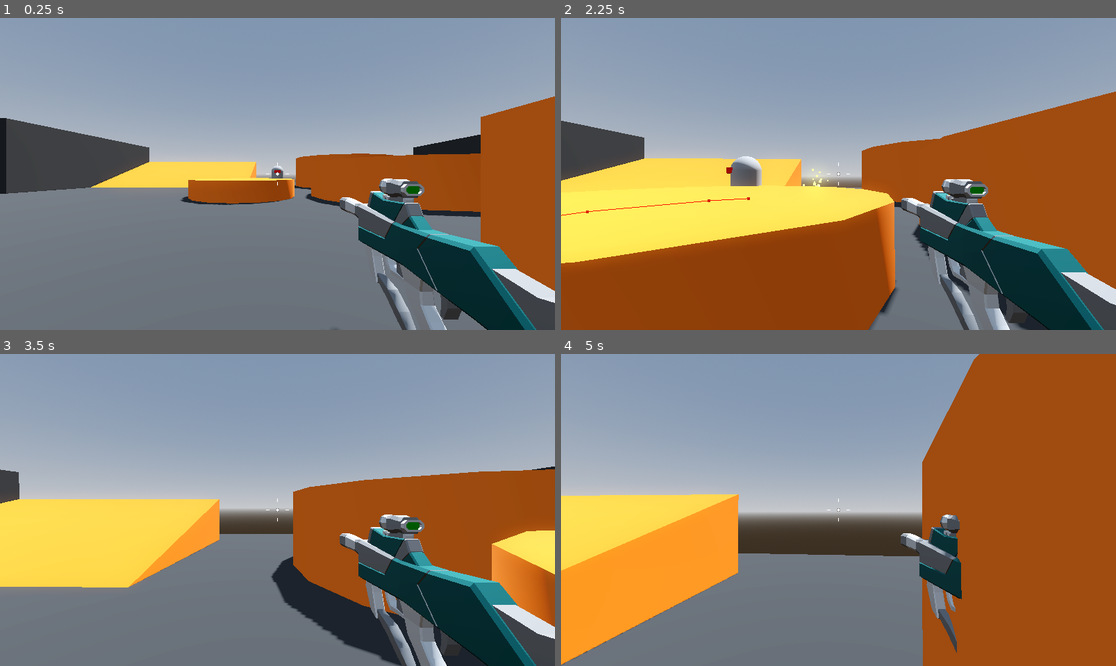
Above: before the commit, frames 1-4 (two rows, left to right).
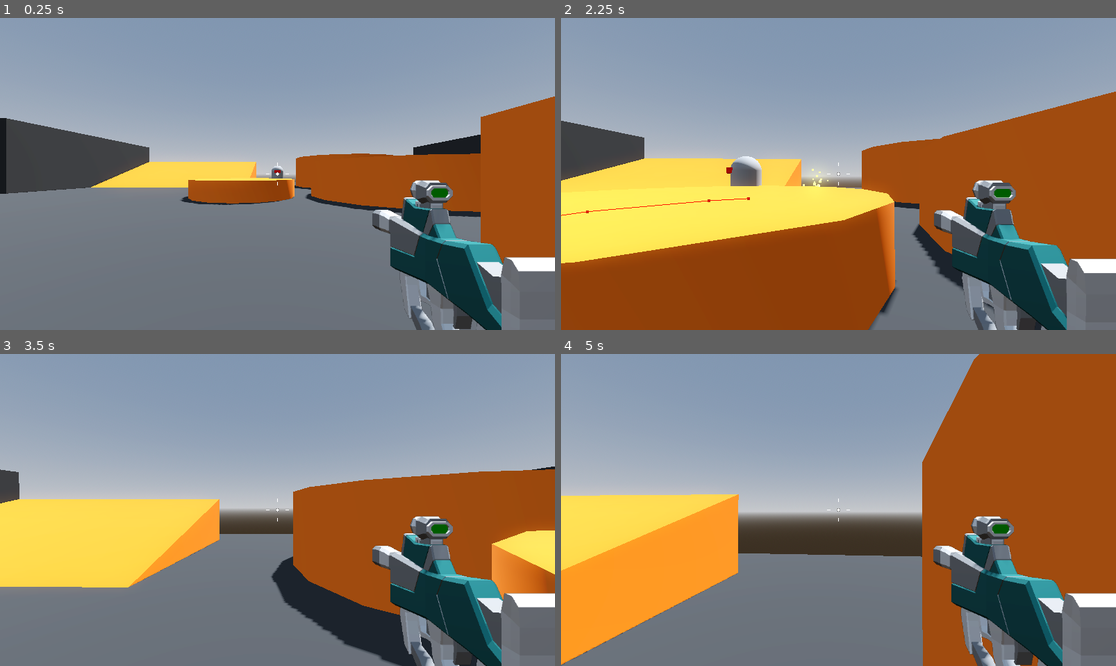
Above: after the commit, the same moments.

Repository: BlurryGames/RoboRampage
Game: Godot game, scene res://levels/sand_box.tscn
Two runs of this game, one before a commit and one after it. Both use one fixed random seed, a clock stepped at 60 frames per second and the inputs below.
Inputs (mouse positions are in pixels of both pictures, inside the frame that each line leads up to):
- Up to frame 1 (0.25 s): no input
- Up to frame 2 (2.25 s): tap Enter at 0.5 s; move the mouse to (866, 174) at 0.52 s; press the mouse at (866, 174) at 0.53 s; hold W (move_forward) from 0.53 s (still down); tap Space (jump) at 0.77, 1.52 s; move the mouse to (810, 174) at 1.27 s; release the mouse at (810, 174) at 1.28 s; click (810, 174) at 1.35 s; move the mouse to (849, 167) at 2.02 s; press the mouse at (849, 167) at 2.03 s
- Up to frame 3 (3.5 s): keep holding W (move_forward); move the mouse to (271, 516) at 2.77 s; release the mouse at (271, 516) at 2.78 s; click (271, 516) at 2.85 s; tap Space (jump) at 3.02 s
- Up to frame 4 (5 s): keep holding W (move_forward); move the mouse to (877, 513) at 3.52 s; press the mouse at (877, 513) at 3.53 s; tap Space (jump) at 3.77, 4.52 s; move the mouse to (794, 506) at 4.27 s; release the mouse at (794, 506) at 4.28 s; click (794, 506) at 4.35 s

The runs differ from the first frame. In frame 1, 8.2% of the frame differs, in the area x 60-100%, y 51-100%; in frame 2, 8.3%; in frame 3, 8.7%; in frame 4, 11%, in the area x 61-100%, y 51-100%.

Commit message:
Section4: Robo Rampage / Lesson17: The SubViewport

Diff:
--- a/player/player.tscn
+++ b/player/player.tscn
@@ -23,9 +23,31 @@
 
 [node name="SmoothCamera" type="Camera3D" parent="CameraPivot"]
 top_level = true
+cull_mask = 1048573
 script = ExtResource("2_of6xf")
 
 [node name="SMG" parent="CameraPivot/SmoothCamera" instance=ExtResource("3_nrt1c")]
+
+[node name="RemoteTransform3D" type="RemoteTransform3D" parent="CameraPivot/SmoothCamera"]
+remote_path = NodePath("../../../SubViewport/SubViewport/WeaponCamera")
+
+[node name="SubViewport" type="SubViewportContainer" parent="."]
+anchors_preset = 15
+anchor_right = 1.0
+anchor_bottom = 1.0
+grow_horizontal = 2
+grow_vertical = 2
+stretch = true
+
+[node name="SubViewport" type="SubViewport" parent="SubViewport"]
+transparent_bg = true
+handle_input_locally = false
+size = Vector2i(1152, 648)
+render_target_update_mode = 4
+
+[node name="WeaponCamera" type="Camera3D" parent="SubViewport/SubViewport"]
+cull_mask = 2
+fov = 40.0
 
 [node name="CenterContainer" type="CenterContainer" parent="."]
 anchors_preset = 15
--- a/weapons/s_m_g.tscn
+++ b/weapons/s_m_g.tscn
@@ -31,10 +31,38 @@
 weapon_mesh = NodePath("SMG")
 
 [node name="SMG" parent="." index="1" instance=ExtResource("2_6fmh6")]
-transform = Transform3D(1, 0, 0, 0, 1, 0, 0, 0, 1, 0.7, -0.35, -1)
+transform = Transform3D(1, 0, 0, 0, 1, 0, 0, 0, 1, 0.7, -0.35, -1.8)
+
+[node name="Suppressors_003" parent="SMG" index="0"]
+layers = 2
+
+[node name="Part_024" parent="SMG" index="1"]
+layers = 2
+
+[node name="Rail_009" parent="SMG" index="2"]
+layers = 2
+
+[node name="Grip_017" parent="SMG" index="3"]
+layers = 2
+
+[node name="Charger_011" parent="SMG" index="4"]
+layers = 2
+
+[node name="Scope_016" parent="SMG" index="5"]
+layers = 2
+
+[node name="Part_029" parent="SMG" index="6"]
+layers = 2
+
+[node name="Part_030" parent="SMG" index="7"]
+layers = 2
+
+[node name="Gun butt_012" parent="SMG" index="8"]
+layers = 2
 
 [node name="MuzzleFlash" type="GPUParticles3D" parent="." index="3"]
-transform = Transform3D(1, 0, 0, 0, 1, 0, 0, 0, 1, 0.7, -0.3, -2.1)
+transform = Transform3D(1, 0, 0, 0, 1, 0, 0, 0, 1, 0.7, -0.3, -2.9)
+layers = 2
 material_override = SubResource("StandardMaterial3D_a7t2n")
 cast_shadow = 0
 emitting = false
@@ -45,3 +73,5 @@
 local_coords = true
 process_material = SubResource("ParticleProcessMaterial_j667w")
 draw_pass_1 = SubResource("BoxMesh_uvyiu")
+
+[editable path="SMG"]
